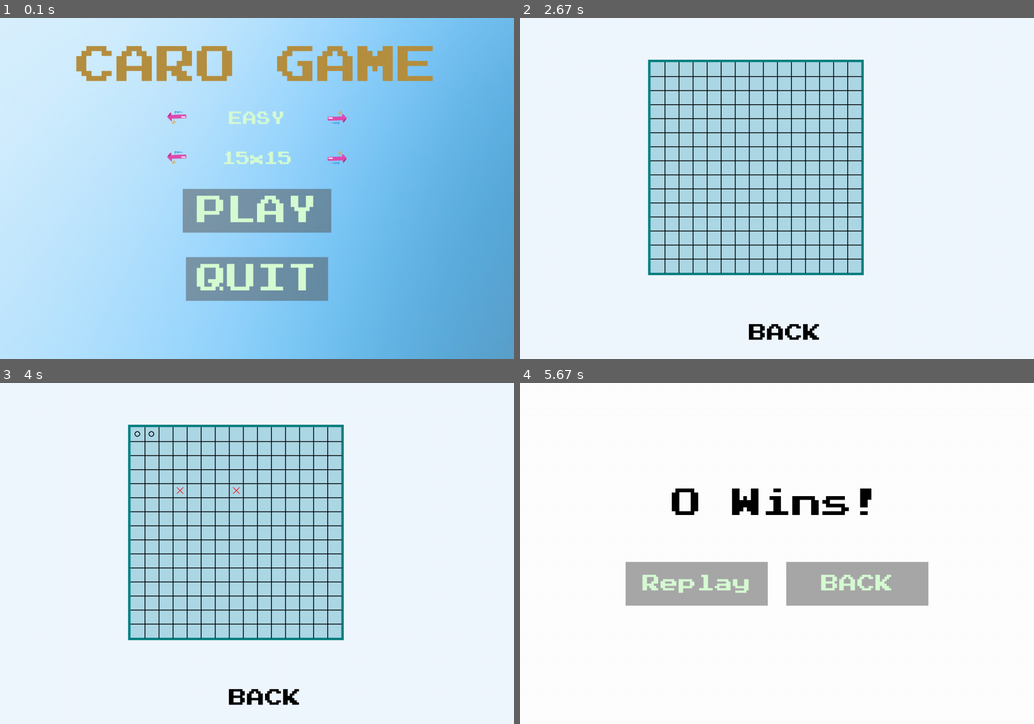
Above: before the commit, frames 1-4 (two rows, left to right).
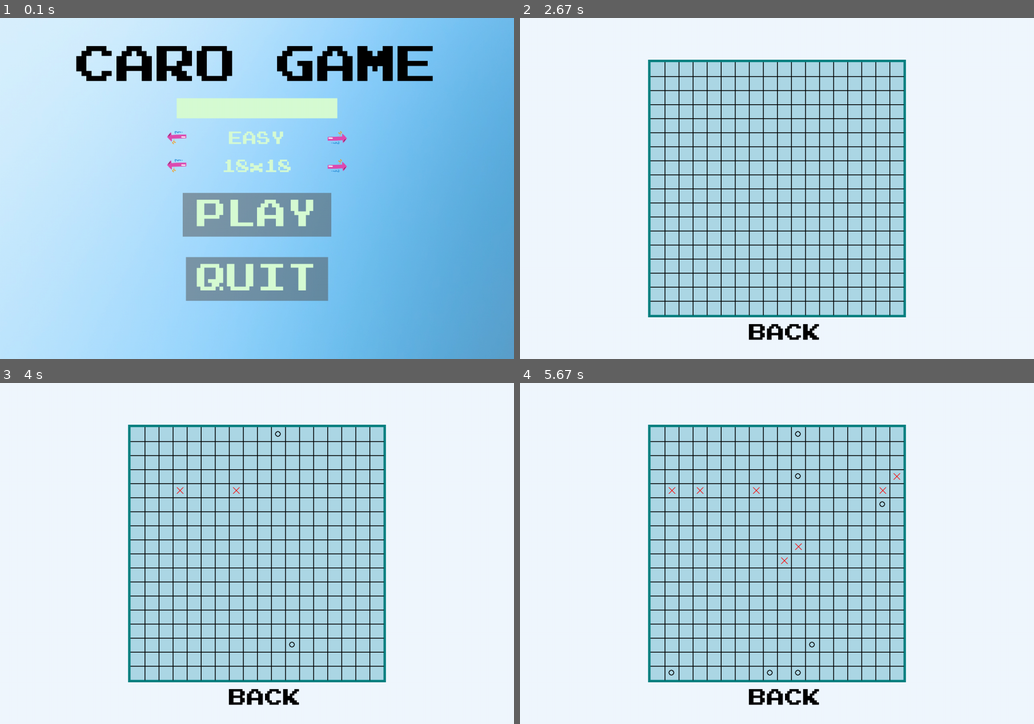
Above: after the commit, the same moments.

Repository: HuyHoang04/Caro-pygame
Game: pygame game, started from Frontend/menu/menu.py
Two runs of this game, one before a commit and one after it. Both use one fixed random seed, a clock stepped at 60 frames per second and the inputs below.
Inputs (mouse positions are in pixels of both pictures, inside the frame that each line leads up to):
- Up to frame 1 (0.1 s): no input
- Up to frame 2 (2.67 s): click (756, 202) at 0.38 s; click (777, 212) at 0.72 s; click "BACK" at 1.05 s; hold Backspace 1.5-1.97 s; click (782, 226) at 2.55 s
- Up to frame 3 (4 s): click (241, 495) at 2.88 s; click (185, 481) at 3.22 s
- Up to frame 4 (5.67 s): click (777, 553) at 4.05 s; click (884, 492) at 4.38 s; click (890, 468) at 4.72 s; click (797, 539) at 5.05 s; click (663, 492) at 5.38 s

The runs differ from the first frame. In frame 1, 7.8% of the frame differs, in the area x 14-85%, y 8-65%; in frame 2, 12%; in frame 3, 12%; in frame 4, 39%, in the area x 20-80%, y 12-95%.

Commit message:
Update Player Name and alert

Diff:
--- /dev/null
+++ b/Frontend/menu/algorithm.py
@@ -0,0 +1,143 @@
+import random
+import heapq
+from checkwin import check_winner  # Sử dụng hàm kiểm tra người thắng
+
+def minimax(board, depth, maximizing_player=True):
+    if depth == 0 or is_game_over(board):  # Nếu độ sâu là 0 hoặc game đã kết thúc
+        return evaluate_board(board)  # Trả về điểm đánh giá cho bàn cờ hiện tại
+
+    best_move = None
+    if maximizing_player:  # Máy tính (O) tìm nước đi tối ưu
+        best_value = float('-inf')
+        for row in range(len(board)):
+            for col in range(len(board[row])):
+                if board[row][col] == "":  # Nếu ô trống
+                    board[row][col] = "O"
+                    move_value = minimax(board, depth - 1, False)  # Đệ quy, chuyển lượt cho người chơi
+                    board[row][col] = ""  # Quay lại trạng thái ban đầu
+                    if move_value > best_value:
+                        best_value = move_value
+                        best_move = (row, col)  # Lưu lại tọa độ của nước đi tốt nhất
+        return best_value if best_move is None else best_value  # Trả về điểm tốt nhất
+    else:  # Người chơi (X) tìm nước đi tối ưu
+        best_value = float('inf')
+        for row in range(len(board)):
+            for col in range(len(board[row])):
+                if board[row][col] == "":  # Nếu ô trống
+                    board[row][col] = "X"
+                    move_value = minimax(board, depth - 1, True)  # Đệ quy, chuyển lượt cho máy tính
+                    board[row][col] = ""  # Quay lại trạng thái ban đầu
+                    if move_value < best_value:
+                        best_value = move_value
+                        best_move = (row, col)  # Lưu lại tọa độ của nước đi tốt nhất
+        return best_value if best_move is None else best_value  # Trả về điểm tốt nhất
+
+def is_game_over(board):
+    # Kiểm tra nếu có người thắng hoặc hết ô trống
+    x_wins, _ = check_winner(board, "X")
+    o_wins, _ = check_winner(board, "O")
+    # Kiểm tra nếu trò chơi kết thúc: có người thắng hoặc không còn ô trống
+    return x_wins or o_wins or all(board[row][col] != "" for row in range(len(board)) for col in range(len(board[row])))
+
+def evaluate_board(board):
+    # Đánh giá bảng, trả về điểm số cho Minimax
+    x_wins, _ = check_winner(board, "X")
+    o_wins, _ = check_winner(board, "O")
+
+    if x_wins:
+        return -1  # Người chơi X thắng (điểm xấu cho Minimax)
+    elif o_wins:
+        return 1  # Máy O thắng (điểm tốt cho Minimax)
+    else:
+        return 0  # Hòa hoặc chưa kết thúc
+
+def best_move(board, depth):
+    best_move = None
+    best_value = float('-inf')
+    for row in range(len(board)):
+        for col in range(len(board[row])):
+            if board[row][col] == "":
+                board[row][col] = "O"
+                move_value = minimax(board, depth, False, float('-inf'), float('inf'))
+                board[row][col] = ""
+                if move_value > best_value:
+                    best_value = move_value
+                    best_move = (row, col)
+    return best_move
+
+# --- Alpha-Beta Pruning ---
+# Đã tích hợp vào hàm minimax phía trên
+
+# --- A* Search ---
+def heuristic(board):
+    # Hàm đánh giá bàn cờ (ví dụ đơn giản: số quân X và O trên bàn)
+    x_count = sum(row.count("X") for row in board)
+    o_count = sum(row.count("O") for row in board)
+    return o_count - x_count  # Máy tính muốn nhiều quân O hơn
+
+def a_star(board):
+    open_set = []
+    heapq.heappush(open_set, (heuristic(board), board))
+    while open_set:
+        _, current_board = heapq.heappop(open_set)
+        for row in range(len(current_board)):
+            for col in range(len(current_board[row])):
+                if current_board[row][col] == "":
+                    new_board = [row.copy() for row in current_board]
+                    new_board[row][col] = "O"
+                    heapq.heappush(open_set, (heuristic(new_board), new_board))
+                    return row, col  # Trả về nước đi tốt nhất
+    return None, None
+
+# --- Monte Carlo Tree Search (MCTS) ---
+class Node:
+    def __init__(self, state, parent=None):
+        self.state = state
+        self.parent = parent
+        self.children = []
+        self.visits = 0
+        self.value = 0
+
+def mcts(board):
+    root = Node(board)
+    for _ in range(100):  # Để cải thiện, bạn có thể tăng số lần lặp
+        node = root
+        while node.children:
+            node = node.best_child()
+        # Tiếp theo: Thực hiện expansion, simulation và backpropagation
+        row, col = find_random_empty_spot(board)  # Lấy nước đi ngẫu nhiên cho demo
+        return row, col
+# --- Zobrist Hashing ---
+def zobrist_hash(board, zobrist_table):
+    hash_value = 0
+    for row in range(len(board)):
+        for col in range(len(board[row])):
+            if board[row][col] == "X":
+                hash_value ^= zobrist_table[row][col][0]
+            elif board[row][col] == "O":
+                hash_value ^= zobrist_table[row][col][1]
+    return hash_value
+
+# Utility function: check_winner (Cần được định nghĩa ở nơi khác)
+def check_winner(board, player):
+    # Hàm kiểm tra người chơi đã thắng chưa
+    for row in range(len(board)):
+        for col in range(len(board[row])):
+            if check_direction(board, row, col, player):  # Kiểm tra theo chiều nào đó
+                return True, (row, col)
+    return False, None
+
+def check_direction(board, row, col, player):
+    # Kiểm tra chiến thắng trong 1 chiều (ngang, dọc, chéo)
+    directions = [(1, 0), (0, 1), (1, 1), (-1, 1)]  # Ngang, dọc, chéo
+    for dx, dy in directions:
+        count = 0
+        for i in range(5):  # Kiểm tra 5 ô liên tiếp
+            new_row, new_col = row + i * dx, col + i * dy
+            if 0 <= new_row < len(board) and 0 <= new_col < len(board[0]) and board[new_row][new_col] == player:
+                count += 1
+            else:
+                break
+        if count == 5:
+            return True
+    return False
--- a/Frontend/menu/checkwin.py
+++ b/Frontend/menu/checkwin.py
@@ -3,31 +3,30 @@
 
 def check_winner(board, symbol):
     size = get_board_size()
-    win_condition = 5  # Số ký tự liên tiếp cần có để thắng
+    win_length = 5  # Số ký tự liên tiếp cần có để thắng
 
-    # Kiểm tra các hàng
+    # Kiểm tra theo hàng ngang
     for row in range(size):
-        for col in range(size - win_condition + 1):
-            if all(board[row][col + i] == symbol for i in range(win_condition)):
-                return True
+        for col in range(size - win_length + 1):
+            if all(board[row][col + i] == symbol for i in range(win_length)):
+                return True, [(row, col + i) for i in range(win_length)]
 
-    # Kiểm tra các cột
+    # Kiểm tra theo hàng dọc
     for col in range(size):
-        for row in range(size - win_condition + 1):
-            if all(board[row + i][col] == symbol for i in range(win_condition)):
-                return True
+        for row in range(size - win_length + 1):
+            if all(board[row + i][col] == symbol for i in range(win_length)):
+                return True, [(row + i, col) for i in range(win_length)]
 
-    # Kiểm tra đường chéo chính (trái trên -> phải dưới)
-    for row in range(size - win_condition + 1):
-        for col in range(size - win_condition + 1):
-            if all(board[row + i][col + i] == symbol for i in range(win_condition)):
-                return True
+    # Kiểm tra đường chéo chính (trái trên xuống phải dưới)
+    for row in range(size - win_length + 1):
+        for col in range(size - win_length + 1):
+            if all(board[row + i][col + i] == symbol for i in range(win_length)):
+                return True, [(row + i, col + i) for i in range(win_length)]
 
-    # Kiểm tra đường chéo phụ (phải trên -> trái dưới)
-    for row in range(win_condition - 1, size):
-        for col in range(size - win_condition + 1):
-            if all(board[row - i][col + i] == symbol for i in range(win_condition)):
-                return True
+    # Kiểm tra đường chéo phụ (phải trên xuống trái dưới)
+    for row in range(win_length - 1, size):
+        for col in range(size - win_length + 1):
+            if all(board[row - i][col + i] == symbol for i in range(win_length)):
+                return True, [(row - i, col + i) for i in range(win_length)]
 
-    # Không có ai thắng
-    return False
+    return False, []  # Không tìm thấy người thắng
--- a/Frontend/menu/graphics.py
+++ b/Frontend/menu/graphics.py
@@ -35,3 +35,20 @@
                 pygame.draw.circle(screen, BLACK, (GRID_OFFSET_X + col * CELL_SIZE + CELL_SIZE // 2,
                                                     GRID_OFFSET_Y + row * CELL_SIZE + CELL_SIZE // 2),
                                    CELL_SIZE // 2 - 10, LINE_WIDTH)
+
+def draw_winning_line(screen, positions):
+    if not positions:
+        return
+
+    # Lấy tọa độ của ô đầu và ô cuối trong chuỗi thắng
+    start_pos = positions[0]
+    end_pos = positions[-1]
+
+    # Tính tọa độ điểm đầu và điểm cuối cho đường thắng
+    start_x = GRID_OFFSET_X + start_pos[1] * CELL_SIZE + CELL_SIZE // 2
+    start_y = GRID_OFFSET_Y + start_pos[0] * CELL_SIZE + CELL_SIZE // 2
+    end_x = GRID_OFFSET_X + end_pos[1] * CELL_SIZE + CELL_SIZE // 2
+    end_y = GRID_OFFSET_Y + end_pos[0] * CELL_SIZE + CELL_SIZE // 2
+
+    # Vẽ đường thắng
+    pygame.draw.line(screen, RED, (start_x, start_y), (end_x, end_y), LINE_WIDTH * 2)
--- a/Frontend/menu/menu.py
+++ b/Frontend/menu/menu.py
@@ -1,9 +1,10 @@
 # menu.py
-import pygame, sys, random
+import pygame, sys, random, pyperclip
 from button import Button
 from constants import *
-from graphics import draw_grid, draw_symbols
+from graphics import draw_grid, draw_symbols, draw_winning_line
 from checkwin import check_winner
+from test import find_best_move
 
 # Khởi tạo pygame
 pygame.init()
@@ -14,34 +15,53 @@
 
 # Tải ảnh nền
 BG = pygame.image.load("assets/Background2.jpg")
+player_name = ""
 
 # Hàm lấy font chữ
 def get_font(size):
     return pygame.font.Font("assets/font.ttf", size)
 
+# Hàm để tạo ô nhập liệu và căn giữa văn bản, vẽ con trỏ nhấp nháy
+def draw_input_box(SCREEN, x, y, width, height, text, font, base_color, active_color, cursor_visible):
+    # Tạo một ô input box
+    input_box = pygame.Rect(x, y, width, height)
+    pygame.draw.rect(SCREEN, base_color, input_box)  # Vẽ ô input box
+
+    # Tạo surface từ văn bản
+    text_surface = font.render(text, True, (0, 0, 0))  # Văn bản màu đen
+    text_rect = text_surface.get_rect(center=input_box.center)  # Căn giữa văn bản
+
+    # Vẽ văn bản vào ô
+    SCREEN.blit(text_surface, text_rect)
+
+    # Vẽ con trỏ nhấp nháy
+    if cursor_visible:
+        cursor_rect = pygame.Rect(text_rect.right + 5, text_rect.top, 2, text_rect.height)
+        pygame.draw.rect(SCREEN, (0, 0, 0), cursor_rect)  # Vẽ con trỏ nhấp nháy (màu đen)
+
+    return input_box
+
+
 # Thiết lập các mức độ khó và kích thước bảng
 levels = ["EASY", "MEDIUM", "HARD"]
 current_level_index = 0
 
 board_sizes = ["8x8", "10x10", "15x15", "18x18"]
-current_size_index = 2  # Mặc định là 15x15
+current_size_index = 3  # Mặc định là 15x15
 
 # Hàm chính để chơi game
 def play():
-    # Cập nhật kích thước bàn cờ và vị trí lưới sau khi thay đổi kích thước
+    global player_name  # Sử dụng biến player_name toàn cục
     board_size = int(board_sizes[current_size_index].split('x')[0])
     set_board_size(board_size)
-    update_grid_offset()  # Cập nhật vị trí lưới để căn giữa màn hình
-
-    # Khởi tạo bàn cờ trống
+    update_grid_offset()
+
     board = [["" for _ in range(get_board_size())] for _ in range(get_board_size())]
-    player_turn = True  # Đánh dấu lượt của người chơi
 
     while True:
         PLAY_MOUSE_POS = pygame.mouse.get_pos()
         SCREEN.fill("black")
 
-        # Vẽ lưới và ký hiệu với lưới đã được căn giữa
         draw_grid(SCREEN)
         draw_symbols(SCREEN, board)
 
@@ -56,44 +76,51 @@
                 pygame.quit()
                 sys.exit()
             if event.type == pygame.MOUSEBUTTONDOWN:
-                # Kiểm tra nút BACK
                 if PLAY_BACK.checkForInput(PLAY_MOUSE_POS):
                     main_menu()
 
-                if player_turn:  # Chỉ cho phép đánh dấu nếu là lượt của người chơi
-                    col = (PLAY_MOUSE_POS[0] - GRID_OFFSET_X) // CELL_SIZE
-                    row = (PLAY_MOUSE_POS[1] - GRID_OFFSET_Y) // CELL_SIZE
-                    if 0 <= row < board_size and 0 <= col < board_size and board[row][col] == "":
-                        board[row][col] = "X"  # Đánh dấu của người chơi
-                        if check_winner(board, "X"):
-                            display_winner_screen("X")
-                            pygame.time.wait(2000)
-                            main_menu()  # Quay lại menu chính nếu người chơi thắng
-                        player_turn = False  # Chuyển sang lượt của máy
-
-        if not player_turn:  # Lượt của máy
-            # Đặt thuật toán AI đơn giản ở đây (ví dụ chỉ chọn ô trống đầu tiên tìm thấy)
-            for row in range(board_size):
-                for col in range(board_size):
-                    if board[row][col] == "":
-                        board[row][col] = "O"  # Máy đánh dấu
-                        if check_winner(board, "O"):
-                            display_winner_screen("O")
-                            pygame.time.wait(2000)
-                            main_menu()  # Quay lại menu chính nếu máy thắng
-                        player_turn = True  # Chuyển lại lượt cho người chơi
-                        break
-                if player_turn:
-                    break
+                # Kiểm tra vị trí click trên lưới
+                row, col = (PLAY_MOUSE_POS[1] - GRID_OFFSET_Y) // CELL_SIZE, (PLAY_MOUSE_POS[0] - GRID_OFFSET_X) // CELL_SIZE
+                if 0 <= row < get_board_size() and 0 <= col < get_board_size() and board[row][col] == "":
+                    board[row][col] = "X"  # Người chơi đánh X
+
+                    # Kiểm tra xem người chơi có thắng không
+                    x_wins, winning_positions = check_winner(board, "X")
+                    if x_wins:
+                        draw_symbols(SCREEN, board)
+                        draw_winning_line(SCREEN, winning_positions)
+                        pygame.display.update()
+                        pygame.time.delay(1500)  # Đợi 3 giây trước khi hiện thông báo
+                        display_winner_screen(player_name)
+
+                    # Máy đánh O (giả sử đây là lượt đơn giản ngẫu nhiên)
+                    # Có thể cải thiện thành AI để chọn vị trí đánh O thông minh hơn
+                    row, col = find_random_empty_spot(board)
+                    if row is not None and col is not None:
+                        board[row][col] = "O"
+
+                    # Kiểm tra xem máy có thắng không
+                    o_wins, winning_positions = check_winner(board, "O")
+                    if o_wins:
+                        draw_symbols(SCREEN, board)
+                        draw_winning_line(SCREEN, winning_positions)
+                        pygame.display.update()
+                        pygame.time.delay(3000)  # Đợi 3 giây trước khi hiện thông báo
+                        display_winner_screen("O")
 
         pygame.display.update()
+
+def find_random_empty_spot(board):
+    empty_spots = [(row, col) for row in range(len(board)) for col in range(len(board[0])) if board[row][col] == ""]
+    return random.choice(empty_spots) if empty_spots else (None, None)
+
 
 def display_winner_screen(winner):
     while True:
-        SCREEN.fill("white")  # Màu nền cho thông báo người thắng
+        SCREEN.blit(BG, (0, 0))  # Màu nền cho thông báo người thắng
 
         WINNER_TEXT = get_font(75).render(f"{winner} Wins!", True, "Black")
-        WINNER_RECT = WINNER_TEXT.get_rect(center=(640, 300))
+        WINNER_RECT = WINNER_TEXT.get_rect(center=(670, 300))
 
         REPLAY_BUTTON = Button(image=pygame.image.load("assets/Quit Rect.png"), pos=(440, 500),
                                text_input="Replay", font=get_font(45), base_color="#d7fcd4", hovering_color="White")
@@ -119,39 +146,49 @@
         pygame.display.update()
 
 # Hàm menu chính
+# Hàm menu chính
 def main_menu():
-    global current_level_index, current_size_index
+    global current_level_index, current_size_index,  player_name
+
+
+    input_active = False  # Kiểm tra xem ô nhập liệu có được chọn không
+    cursor_visible = False  # Biến xác định con trỏ có hiển thị không
+    last_cursor_toggle_time = 0  # Thời gian lần cuối cùng thay đổi trạng thái con trỏ nhấp nháy
+    cursor_toggle_interval = 500  # Thời gian để chuyển đổi trạng thái con trỏ (500ms)
 
     while True:
         SCREEN.blit(BG, (0, 0))
         MENU_MOUSE_POS = pygame.mouse.get_pos()
 
-        MENU_TEXT = get_font(100).render("CARO GAME", True, "#b68f40")
+        MENU_TEXT = get_font(100).render("CARO GAME", True, "Black")
         MENU_RECT = MENU_TEXT.get_rect(center=(640, 120))
 
-        PLAY_BUTTON = Button(image=pygame.image.load("assets/Play Rect.png"), pos=(640, 480),
+        PLAY_BUTTON = Button(image=pygame.image.load("assets/Play Rect.png"), pos=(640, 490),
                              text_input="PLAY", font=get_font(75), base_color="#d7fcd4", hovering_color="White")
 
         QUIT_BUTTON = Button(image=pygame.image.load("assets/Quit Rect.png"), pos=(640, 650),
                              text_input="QUIT", font=get_font(75), base_color="#d7fcd4", hovering_color="White")
 
-        LEFT_ARROW_LEVEL = Button(image=pygame.image.load("assets/arrow-left2.png"), pos=(440, 250),
+        LEFT_ARROW_LEVEL = Button(image=pygame.image.load("assets/arrow-left2.png"), pos=(440, 300),
                                   text_input="", font=get_font(75), base_color="White", hovering_color="Green")
 
-        RIGHT_ARROW_LEVEL = Button(image=pygame.image.load("assets/arrow-right2.png"), pos=(840, 250),
+        RIGHT_ARROW_LEVEL = Button(image=pygame.image.load("assets/arrow-right2.png"), pos=(840, 300),
                                    text_input="", font=get_font(75), base_color="White", hovering_color="Green")
 
         LEVEL_TEXT = get_font(35).render(levels[current_level_index], True, "#d7fcd4")
-        LEVEL_RECT = LEVEL_TEXT.get_rect(center=(640, 250))
-
-        LEFT_ARROW_SIZE = Button(image=pygame.image.load("assets/arrow-left2.png"), pos=(440, 350),
+        LEVEL_RECT = LEVEL_TEXT.get_rect(center=(640, 300))
+
+        LEFT_ARROW_SIZE = Button(image=pygame.image.load("assets/arrow-left2.png"), pos=(440, 370),
                                  text_input="", font=get_font(75), base_color="White", hovering_color="Green")
 
-        RIGHT_ARROW_SIZE = Button(image=pygame.image.load("assets/arrow-right2.png"), pos=(840, 350),
+        RIGHT_ARROW_SIZE = Button(image=pygame.image.load("assets/arrow-right2.png"), pos=(840, 370),
                                   text_input="", font=get_font(75), base_color="White", hovering_color="Green")
 
         SIZE_TEXT = get_font(35).render(board_sizes[current_size_index], True, "#d7fcd4")
-        SIZE_RECT = SIZE_TEXT.get_rect(center=(640, 350))
+        SIZE_RECT = SIZE_TEXT.get_rect(center=(640, 370))
+
+        # Vẽ ô nhập tên người chơi với con trỏ nhấp nháy
+        input_box = draw_input_box(SCREEN, 440, 200, 400, 50, player_name, get_font(35), "#d7fcd4", "White", cursor_visible)
 
         SCREEN.blit(MENU_TEXT, MENU_RECT)
         SCREEN.blit(LEVEL_TEXT, LEVEL_RECT)
@@ -161,6 +198,13 @@
             button.changeColor(MENU_MOUSE_POS)
             button.update(SCREEN)
 
+        # Xử lý thay đổi trạng thái con trỏ nhấp nháy
+        current_time = pygame.time.get_ticks()
+        if current_time - last_cursor_toggle_time > cursor_toggle_interval:
+            cursor_visible = not cursor_visible  # Đổi trạng thái của con trỏ
+            last_cursor_toggle_time = current_time  # Cập nhật thời gian
+
+        # Sự kiện nhập liệu
         for event in pygame.event.get():
             if event.type == pygame.QUIT:
                 pygame.quit()
@@ -184,6 +228,20 @@
                     set_board_size(int(board_sizes[current_size_index].split('x')[0]))
                     update_grid_offset()
 
+            # Nhận nhập liệu từ bàn phím
+            if event.type == pygame.KEYDOWN:
+                if input_active:
+                    if event.key == pygame.K_BACKSPACE:
+                        player_name = player_name[:-1]  # Xóa ký tự cuối cùng
+                    else:
+                        player_name += event.unicode  # Thêm ký tự vào tên
+                # Kiểm tra xem có click vào ô nhập liệu không
+                if input_box.collidepoint(MENU_MOUSE_POS):
+                    input_active = True
+                else:
+                    input_active = False
+
         pygame.display.update()
 
+
 main_menu()
--- /dev/null
+++ b/Frontend/menu/test.py
@@ -0,0 +1,55 @@
+import pygame
+import random
+from checkwin import check_winner
+from constants import get_board_size
+
+def minimax(board, depth, is_maximizing, alpha, beta):
+    winner, _ = check_winner(board, "X")
+    if winner:
+        return -1  # Người chơi thắng -> AI thua
+    winner, _ = check_winner(board, "O")
+    if winner:
+        return 1  # AI thắng
+    if depth == 0 or all(board[row][col] != "" for row in range(get_board_size()) for col in range(get_board_size())):
+        return 0  # Hòa hoặc hết lượt
+
+    if is_maximizing:  # AI's turn (maximize score)
+        max_eval = float('-inf')
+        for row in range(get_board_size()):
+            for col in range(get_board_size()):
+                if board[row][col] == "":
+                    board[row][col] = "O"  # AI đánh
+                    eval = minimax(board, depth - 1, False, alpha, beta)
+                    board[row][col] = ""  # Quay lại trạng thái ban đầu
+                    max_eval = max(max_eval, eval)
+                    alpha = max(alpha, eval)
+                    if beta <= alpha:
+                        break  # Cắt tỉa beta
+        return max_eval
+    else:  # Player's turn (minimize score)
+        min_eval = float('inf')
+        for row in range(get_board_size()):
+            for col in range(get_board_size()):
+                if board[row][col] == "":
+                    board[row][col] = "X"  # Người chơi đánh
+                    eval = minimax(board, depth - 1, True, alpha, beta)
+                    board[row][col] = ""  # Quay lại trạng thái ban đầu
+                    min_eval = min(min_eval, eval)
+                    beta = min(beta, eval)
+                    if beta <= alpha:
+                        break  # Cắt tỉa alpha
+        return min_eval
+
+def find_best_move(board):
+    best_score = float('-inf')
+    best_move = None
+    for row in range(get_board_size()):
+        for col in range(get_board_size()):
+            if board[row][col] == "":
+                board[row][col] = "O"  # AI đánh
+                score = minimax(board, 3, False, float('-inf'), float('inf'))  # Độ sâu có thể thay đổi
+                board[row][col] = ""  # Quay lại trạng thái ban đầu
+                if score > best_score:
+                    best_score = score
+                    best_move = (row, col)
+    return best_move
